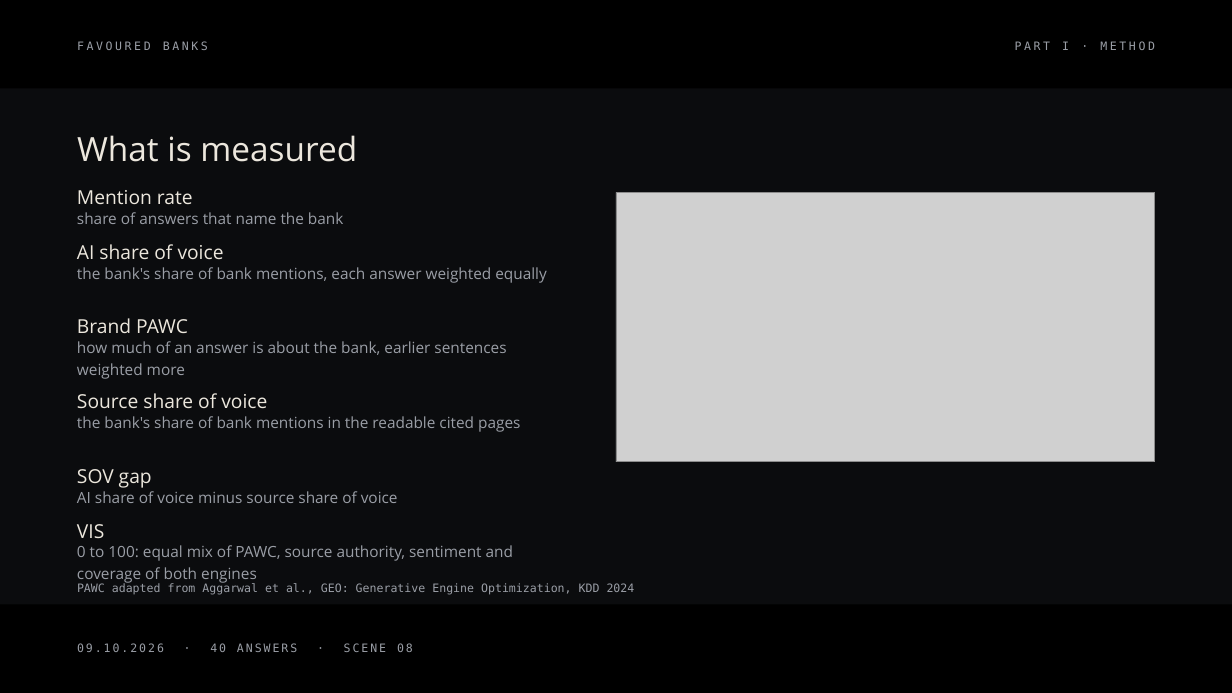
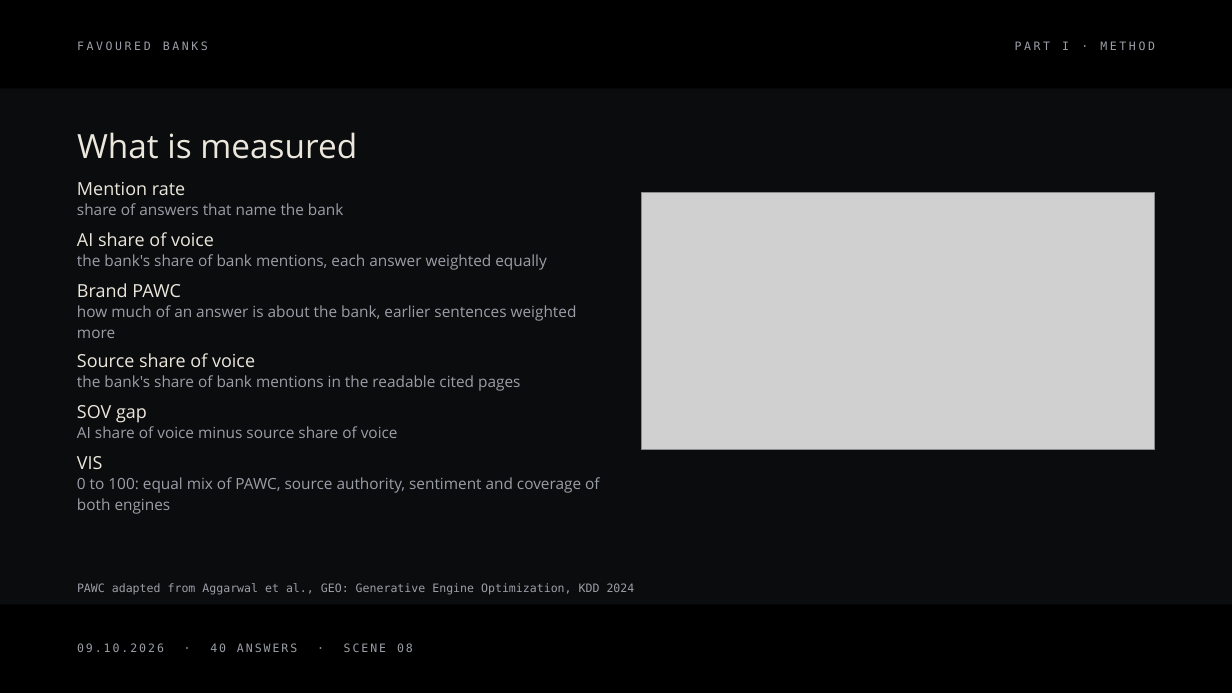
Before and after one commit to rgmwnn/geo-bank-visibility, a slide deck: slide 8 of deck/out/favoured-banks.pptx. Drawn at 1232x693 pixels with LibreOffice and Linux fonts; fonts in the diff are those of the drawing; grey boxes stand for pictures. Boxes give left, top, right and bottom in pixels: in the first picture for what was removed or moved away, otherwise in the second. Text is boxed around its words. In the diff, an @@ line names an element or a change of style, - is before the commit and + after.

```diff
--- a/deck/out/favoured-banks.pptx
+++ b/deck/out/favoured-banks.pptx
@@ text "Mention rate" moved from (x1=77, y1=190, x2=193, y2=204) to (x1=77, y1=182, x2=185, y2=195) @@
@@ text "share of answers that name ..." moved from (x1=77, y1=212, x2=343, y2=224) to (x1=77, y1=203, x2=343, y2=215) @@
@@ picture resized from (x1=616, y1=192, x2=1155, y2=462) to (x1=641, y1=192, x2=1155, y2=449) @@
@@ text "AI share of voice" moved from (x1=77, y1=244, x2=224, y2=259) to (x1=77, y1=232, x2=214, y2=246) @@
@@ text "the bank's share of bank ..." moved from (x1=77, y1=267, x2=547, y2=283) to (x1=77, y1=254, x2=547, y2=270) @@
@@ text "how much of an answer ..." rewrapped from (x1=77, y1=341, x2=506, y2=379) to (x1=77, y1=305, x2=577, y2=338) @@
@@ text "Brand PAWC" moved from (x1=77, y1=318, x2=188, y2=333) to (x1=77, y1=283, x2=180, y2=297) @@
@@ text "Source share of voice" moved from (x1=77, y1=393, x2=267, y2=408) to (x1=77, y1=353, x2=255, y2=367) @@
@@ text "the bank's share of bank ..." moved from (x1=77, y1=416, x2=520, y2=432) to (x1=77, y1=375, x2=520, y2=391) @@
@@ text "SOV gap" moved from (x1=77, y1=469, x2=152, y2=488) to (x1=77, y1=405, x2=147, y2=423) @@
@@ size 15 to 14 pt in 6 elements at (x1=77, y1=182, x2=185, y2=195), (x1=77, y1=232, x2=214, y2=246), (x1=77, y1=283, x2=180, y2=297), (x1=77, y1=353, x2=255, y2=367), (x1=77, y1=405, x2=147, y2=423), (x1=77, y1=456, x2=103, y2=469) @@
@@ text "AI share of voice minus ..." moved from (x1=77, y1=491, x2=398, y2=503) to (x1=77, y1=426, x2=398, y2=438) @@
@@ text "VIS" moved from (x1=77, y1=524, x2=104, y2=538) to (x1=77, y1=456, x2=103, y2=469) @@
@@ text "0 to 100: equal mix ..." rewrapped from (x1=77, y1=545, x2=513, y2=584) to (x1=77, y1=477, x2=599, y2=514) @@
```
Also in this commit, not shown: 24 other slides changed, 8 other files.
